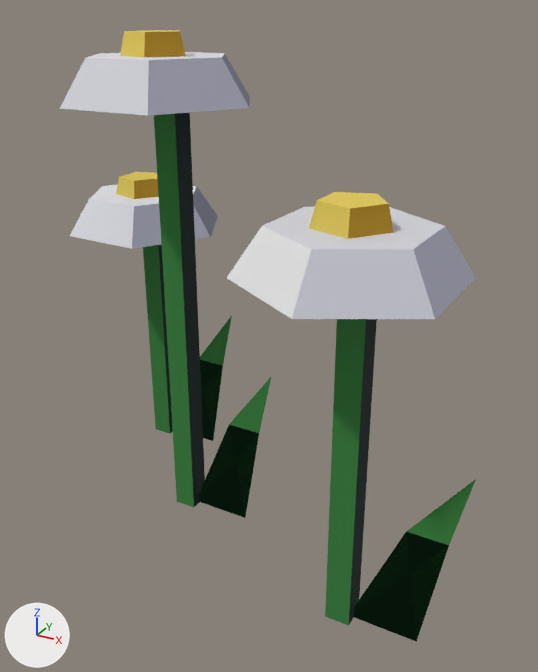
Renders of the glTF model godot/assets/models/world/flower_white.glb from each side of a commit.
Before and after are seen from a 50 mm camera at (0.271, -0.442, 0.393) aimed at (0.023, 0.008, 0.168). The axes (+X, +Y, +Z) are drawn at lower left. The lights are the same throughout. The first picture is the older version. Vertices at exactly the same position are counted once.

In view in the first picture: 'flower_white'.
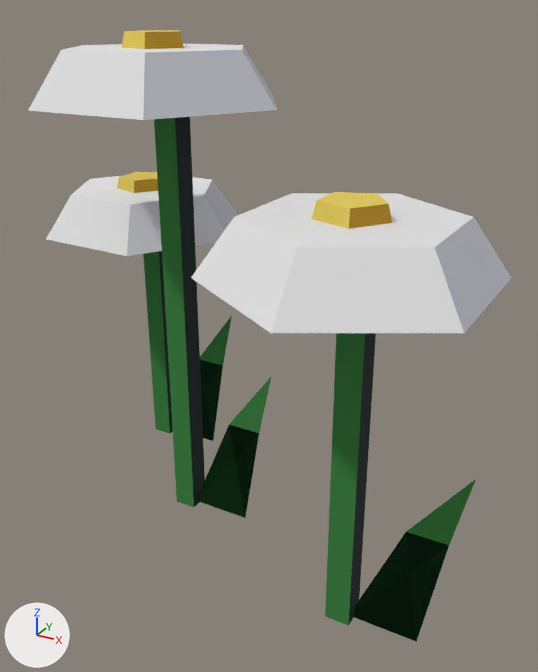
What differs and where, as boxes (x1, y1, x2, y2) in the pictures (538 x 672 px; the box of a moved part takes in the faces that stretch with it):
'flower_white', reshaped, recoloured (16% wider)
    before: (60, 30, 476, 642)
    after: (28, 30, 511, 642)
part 1 of me_flower_white, moved or reshaped
    before: (60, 52, 250, 116)
    after: (28, 44, 277, 120)
part 2 of me_flower_white, moved or reshaped
    before: (227, 207, 476, 319)
    after: (191, 193, 511, 333)
part 3 of me_flower_white, moved or reshaped
    before: (70, 185, 218, 249)
    after: (46, 172, 237, 256)
part 4 of me_flower_white, recoloured
    before: (60, 52, 445, 319)
    after: (28, 44, 473, 333)
part 5 of me_flower_white, recoloured
    before: (132, 203, 476, 319)
    after: (127, 196, 511, 333)
part 6 of me_flower_white, recoloured
    before: (193, 53, 250, 237)
    after: (205, 46, 276, 230)
part 7 of me_flower_white, recoloured
    before: (148, 57, 249, 115)
    after: (143, 50, 277, 120)

Diff of the bpy script that builds the scene:
```diff
--- a/godot/assets/models/world/flower_white.glb.py
+++ b/godot/assets/models/world/flower_white.glb.py
@@ me_flower_white @@
 # used by ob_flower_white; location = (0.0, 0.0, 0.0)
-me_flower_white.from_pydata(...)  # 105 vertices, 138 faces; spans x -0.21..0.2, y -0.142..0.14, z 0.0..0.38
+me_flower_white.from_pydata(...)  # 105 vertices, 138 faces; spans x -0.23..0.2, y -0.162..0.158, z 0.0..0.38
+# me_flower_white part 1: the loose piece of 12 vertices spanning x -0.12..0.02, y -0.073..0.049, z 0.335..0.365 is scaled about its middle by (1.29, 1.29, 1.17), then moved by (0.0, 0.0, 0.002)
+# me_flower_white part 2: the loose piece of 12 vertices spanning x 0.059..0.181, y -0.142..-0.002, z 0.255..0.285 is scaled about its middle by (1.29, 1.29, 1.17), then moved by (0.0, 0.0, 0.002)
+# me_flower_white part 3: the loose piece of 12 vertices spanning x -0.21..-0.07, y 0.016..0.14, z 0.215..0.245 is scaled about its middle by (1.29, 1.29, 1.17), then moved by (0.0, 0.0, 0.002)
+# me_flower_white part 4: 24 faces centred in x -0.191..0.154, y -0.121..0.114, z 0.225..0.365 are repainted in the vertex colours; the middle colour goes from white #f3f3fb to white #ffffff
+# me_flower_white part 5: 8 faces centred in x -0.105..0.175, y -0.085..0.055, z 0.225..0.355 are repainted in the vertex colours; the middle colour goes from pale blue #c3c3d8 to white #e6e6f0
+# me_flower_white part 6: 6 faces centred in x -0.095..0.155, y -0.036..0.111, z 0.225..0.355 are repainted in the vertex colours; the middle colour goes from grey #9999af to white #dadae6
+# me_flower_white part 7: 4 faces centred in x -0.146..0.002, y -0.047..0.133, z 0.225..0.355 are repainted in the vertex colours; the middle colour goes from pale blue #bcbcd0 to light grey #d8d8e3
 me_flower_white.materials.append(mat_prop)
```
